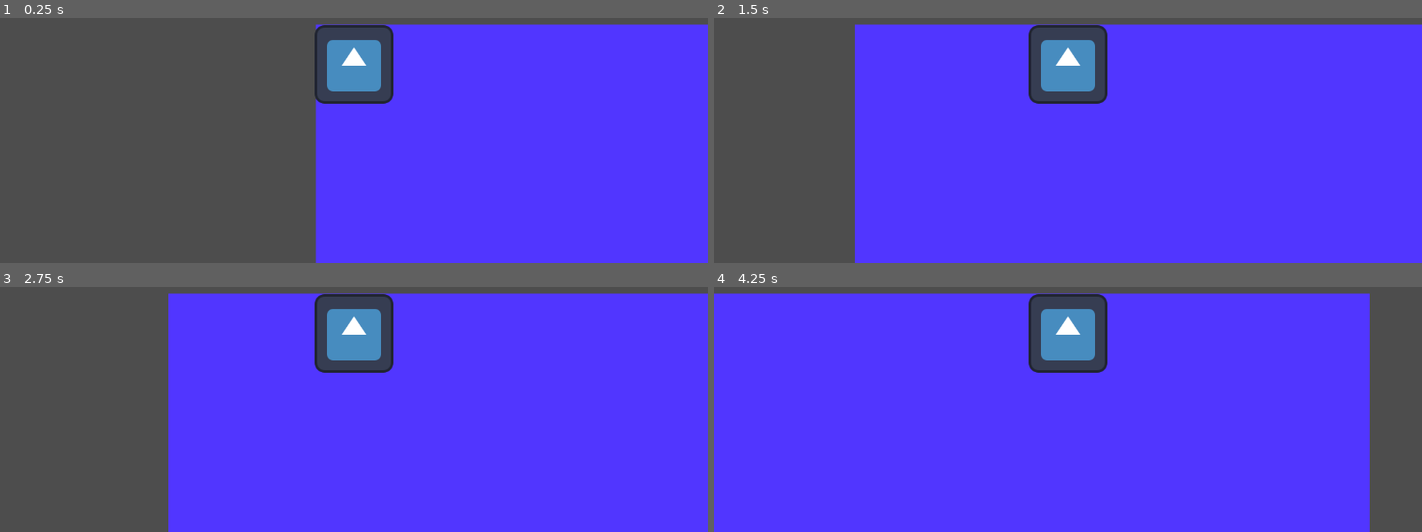
Above: before the commit, frames 1-4 (two rows, left to right).
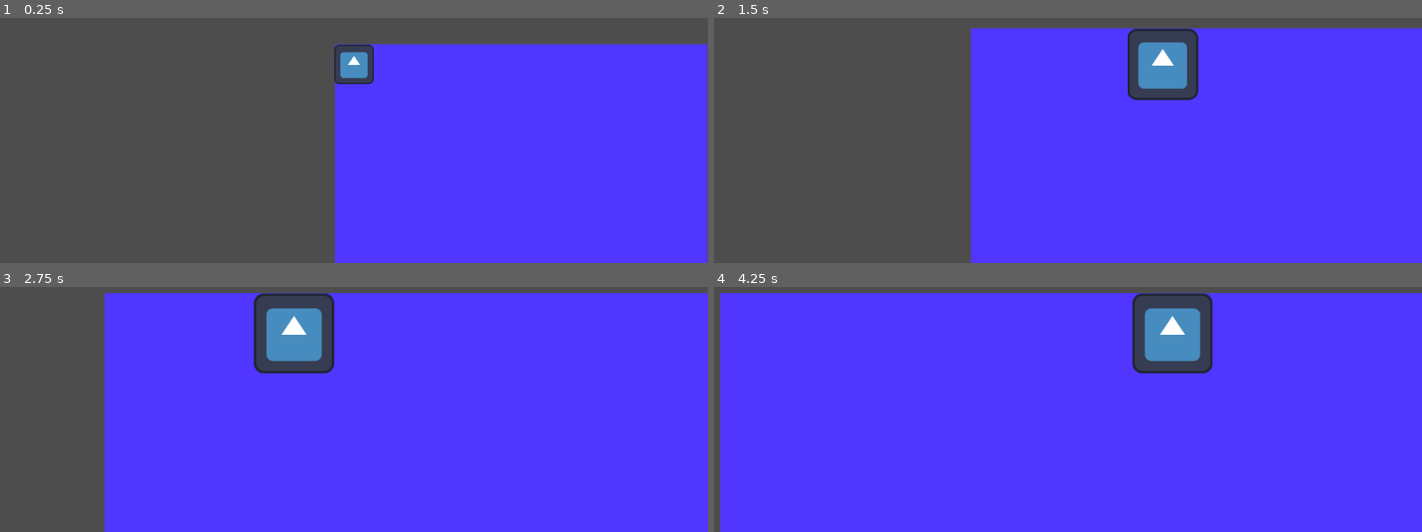
Above: after the commit, the same moments.

Repository: yasukawa426/top-down-shooter
Game: Godot game, scene res://scenes/main.tscn
The game is run twice, just before and just after one commit, with the same random seed, the same clock (stepped at 60 frames per second) and the same inputs. The engine's default icon, where the game draws it, is replaced by a stand-in: a white triangle on a blue panel in a dark square.
Inputs (mouse positions are in pixels of both pictures, inside the frame that each line leads up to):
- Up to frame 1 (0.25 s): no input
- Up to frame 2 (1.5 s): tap Enter (ui_accept) at 0.5, 0.77 s; move the mouse to (1223, 44) at 0.52 s; hold Mouse wheel up (zoom_in, bound only after the commit) 0.53-1.28 s; hold Right (ui_right) from 0.53 s (still down); tap Mouse wheel down (zoom_out, bound only after the commit) at 0.8, 1.35 s; move the mouse to (926, 84) at 1.27 s
- Up to frame 3 (2.75 s): tap Enter (ui_accept) at 1.52 s; tap Mouse wheel up (zoom_in, bound only after the commit) at 1.55 s; move the mouse to (outside the picture) at 2.02 s; release Right (ui_right) at 2.03 s; hold Left (ui_left) from 2.03 s (still down); hold Mouse wheel up (zoom_in, bound only after the commit) from 2.03 s (still down); tap Mouse wheel down (zoom_out, bound only after the commit) at 2.3 s
- Up to frame 4 (4.25 s): move the mouse to (1032, 411) at 2.77 s; release Left (ui_left) at 2.78 s; release Mouse wheel up (zoom_in, bound only after the commit) at 2.78 s; hold Right (ui_right) from 2.78 s (still down); tap Mouse wheel down (zoom_out, bound only after the commit) at 2.85, 3.8 s; tap Enter (ui_accept) at 3.02, 3.77 s; tap Mouse wheel up (zoom_in, bound only after the commit) at 3.05 s; move the mouse to (1280, 392) at 3.52 s; hold Mouse wheel up (zoom_in, bound only after the commit) from 3.53 s (still down)

The runs differ from the first frame. In frame 1, 8.0% of the frame differs, in the area x 44-100%, y 2-100%; in frame 2, 23%, in the area x 19-100%, y 2-100%; in frame 3, 15%; in frame 4, 16%.

Commit message:
feat: add zoom in/out functionality

Diff:
--- a/project.godot
+++ b/project.godot
@@ -53,6 +53,20 @@
 , Object(InputEventJoypadMotion,"resource_local_to_scene":false,"resource_name":"","device":-1,"axis":0,"axis_value":1.0,"script":null)
 ]
 }
+zoom_in={
+"deadzone": 0.2,
+"events": [Object(InputEventMouseButton,"resource_local_to_scene":false,"resource_name":"","device":-1,"window_id":0,"alt_pressed":false,"shift_pressed":false,"ctrl_pressed":false,"meta_pressed":false,"button_mask":0,"position":Vector2(0, 0),"global_position":Vector2(0, 0),"factor":1.0,"button_index":4,"canceled":false,"pressed":false,"double_click":false,"script":null)
+, Object(InputEventJoypadButton,"resource_local_to_scene":false,"resource_name":"","device":-1,"button_index":10,"pressure":0.0,"pressed":true,"script":null)
+, Object(InputEventKey,"resource_local_to_scene":false,"resource_name":"","device":-1,"window_id":0,"alt_pressed":false,"shift_pressed":false,"ctrl_pressed":false,"meta_pressed":false,"pressed":false,"keycode":0,"physical_keycode":69,"key_label":0,"unicode":101,"location":0,"echo":false,"script":null)
+]
+}
+zoom_out={
+"deadzone": 0.2,
+"events": [Object(InputEventJoypadButton,"resource_local_to_scene":false,"resource_name":"","device":-1,"button_index":9,"pressure":0.0,"pressed":true,"script":null)
+, Object(InputEventMouseButton,"resource_local_to_scene":false,"resource_name":"","device":-1,"window_id":0,"alt_pressed":false,"shift_pressed":false,"ctrl_pressed":false,"meta_pressed":false,"button_mask":0,"position":Vector2(0, 0),"global_position":Vector2(0, 0),"factor":1.0,"button_index":5,"canceled":false,"pressed":false,"double_click":false,"script":null)
+, Object(InputEventKey,"resource_local_to_scene":false,"resource_name":"","device":-1,"window_id":0,"alt_pressed":false,"shift_pressed":false,"ctrl_pressed":false,"meta_pressed":false,"pressed":false,"keycode":0,"physical_keycode":81,"key_label":0,"unicode":113,"location":0,"echo":false,"script":null)
+]
+}
 
 [physics]
 
--- a/scenes/player/player.gd
+++ b/scenes/player/player.gd
@@ -3,6 +3,8 @@
 
 const SPEED : float = 300.0
 const JUMP_VELOCITY: float = -400.0
+@onready var camera2d: Camera2D = $Camera2D
+
 
 
 func _physics_process(delta: float) -> void:
@@ -32,10 +34,25 @@
 	if Input.is_action_pressed("move_down"):
 		velocity.y += SPEED
 
-	# var direction := Input.get_axis("ui_left", "ui_right")
-	# if direction:
-	# 	velocity.x = direction * SPEED
-	# else:
-	# 	velocity.x = move_toward(velocity.x, 0, SPEED)
+
+
+	#mouse wheel only gets detected by "action_just_realeased" method
+	if camera2d.zoom.x < 1:
+		if Input.is_action_pressed("zoom_in"):
+				camera2d.zoom.x += 0.02
+				camera2d.zoom.y += 0.02
+
+		elif Input.is_action_just_released("zoom_in"):
+				camera2d.zoom.x += 0.04
+				camera2d.zoom.y += 0.04
+
+	if camera2d.zoom.x > 0.5:
+		if Input.is_action_pressed("zoom_out"):
+				camera2d.zoom.x -= 0.02
+				camera2d.zoom.y -= 0.02
+
+		elif Input.is_action_just_released("zoom_out"):
+				camera2d.zoom.x -= 0.04
+				camera2d.zoom.y -= 0.04
 
 	move_and_slide()
--- a/scenes/player/player.tscn
+++ b/scenes/player/player.tscn
@@ -11,6 +11,10 @@
 script = ExtResource("1_g2els")
 
 [node name="Camera2D" type="Camera2D" parent="." unique_id=2010554232]
+zoom = Vector2(0.5, 0.5)
+position_smoothing_enabled = true
+drag_horizontal_enabled = true
+drag_vertical_enabled = true
 
 [node name="Sprite2D" type="Sprite2D" parent="." unique_id=474813803]
 texture = ExtResource("2_qhqgy")
